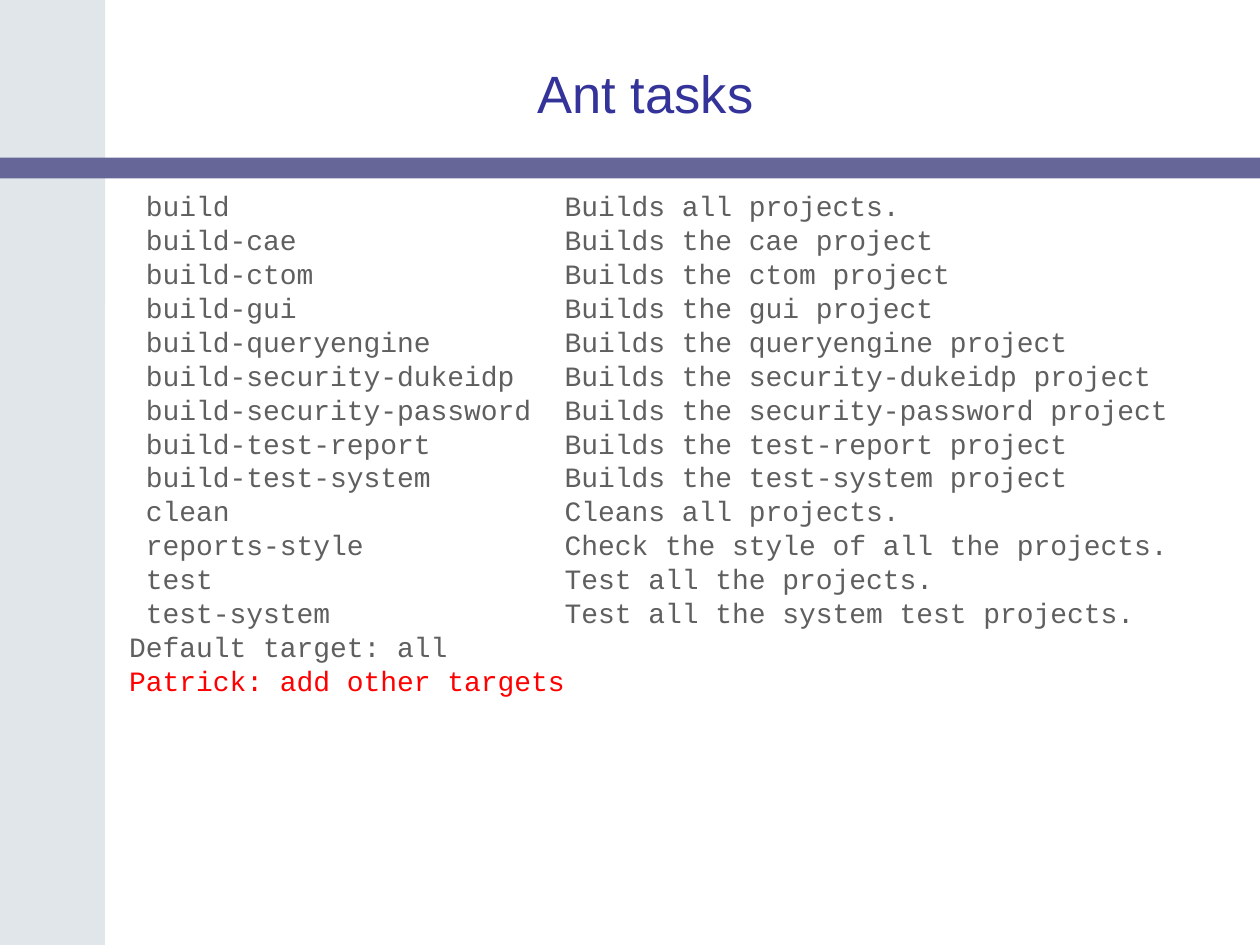
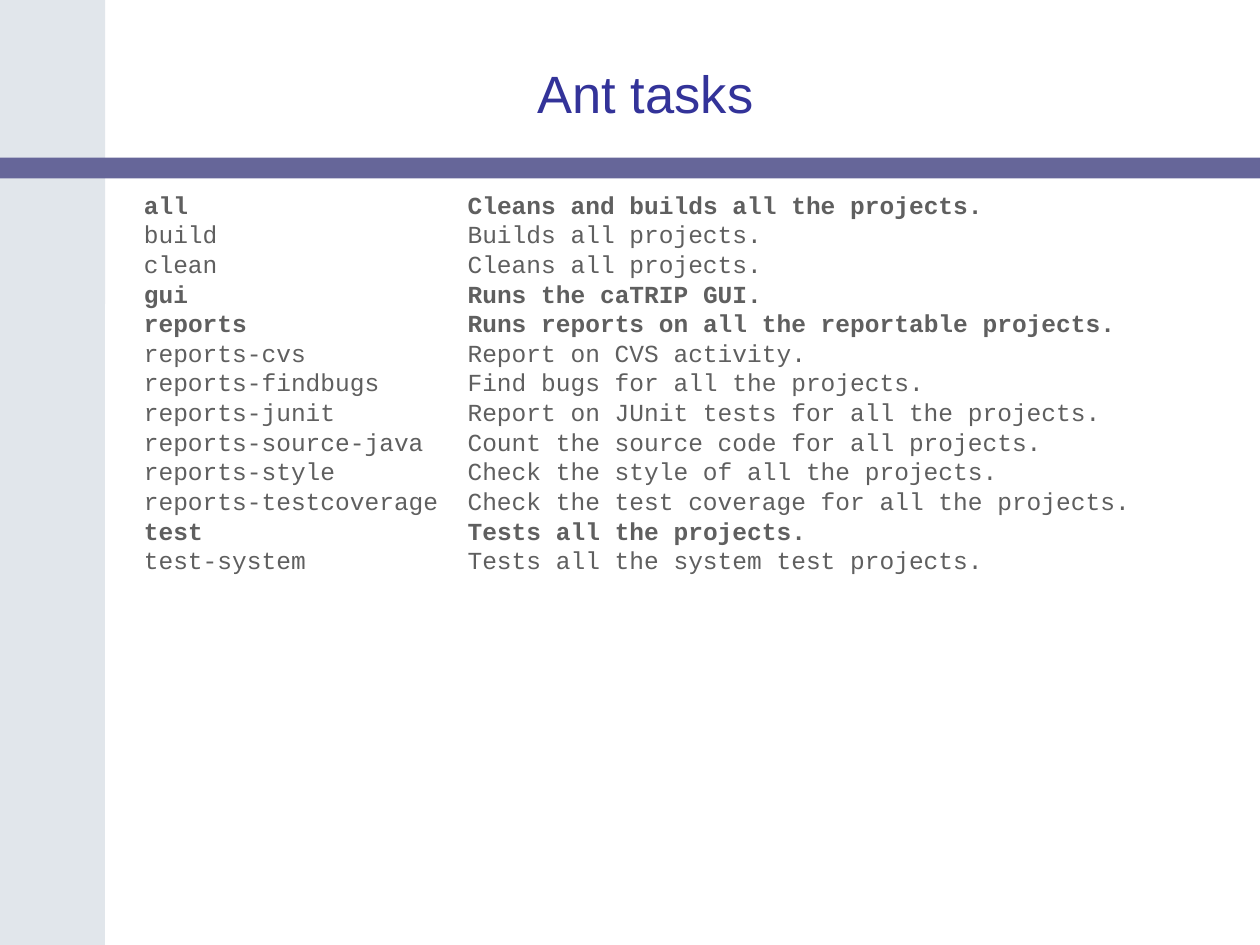
Before and after one commit to NCIP/catrip, a slide deck: slide 21 of catrip/documentation/presentations/catrip_alpha_demo_2006_08_11/catrip_alpha_demo_2006_08_11.ppt. Drawn at 1260x945 pixels with LibreOffice and Linux fonts; fonts in the diff are those of the drawing; background and template pictures are left out. Boxes give left, top, right and bottom in pixels: in the first picture for what was removed or moved away, otherwise in the second. Text is boxed around its words. In the diff, an @@ line names an element or a change of style, - is before the commit and + after.

Commit message:
final draft
SVN-Revision: 531

```diff
--- a/catrip/documentation/presentations/catrip_alpha_demo_2006_08_11/catrip_alpha_demo_2006_08_11.ppt
+++ b/catrip/documentation/presentations/catrip_alpha_demo_2006_08_11/catrip_alpha_demo_2006_08_11.ppt
@@ text at [144,196,982,219]: paragraph added @@
+all Cleans and builds all the projects.
@@ text at [146,231,1167,493]: paragraphs removed @@
-build-cae Builds the cae project
-build-ctom Builds the ctom project
-build-gui Builds the gui project
-build-queryengine Builds the queryengine project
-build-security-dukeidp Builds the security-dukeidp project
-build-security-password Builds the security-password project
-build-test-report Builds the test-report project
-build-test-system Builds the test-system project
@@ text at [468,226,997,485]: size 16 to 14 pt in "build Builds all projects.", "clean Cleans all projects.", "reports-style Check the style of all the ..." @@
@@ text at [468,285,1115,456]: paragraphs added @@
+gui Runs the caTRIP GUI.
+reports Runs reports on all the reportable projects.
+reports-cvs Report on CVS activity.
+reports-findbugs Find bugs for all the projects.
+reports-junit Report on JUnit tests for all the projects.
+reports-source-java Count the source code for all projects.
@@ text at [468,492,1129,574]: text changed; size 16 to 14 pt @@
-test Test all the projects.
-test-system Test all the system test projects.
-Default target: all
-Patrick: add other targets
+reports-testcoverage Check the test coverage for all the projects.
+test Tests all the projects.
+test-system Tests all the system test projects.
```
Also in this commit, not shown: 14 other slides changed.
